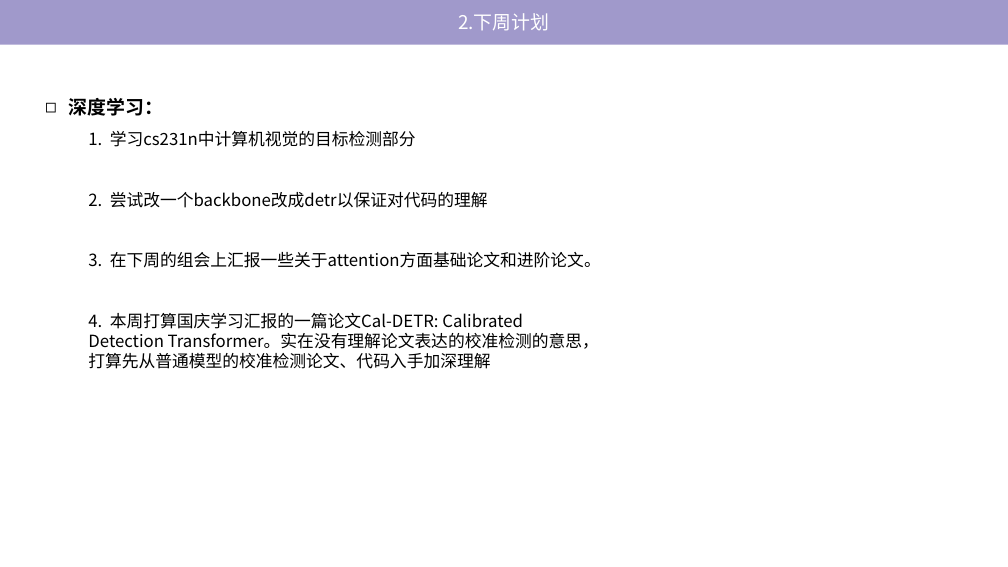
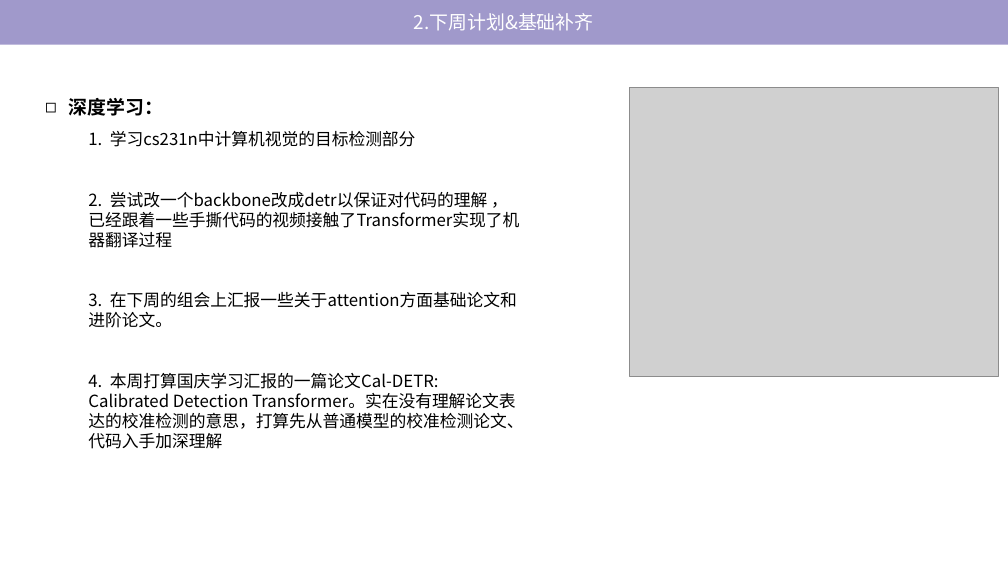
Before and after one commit to tj-messi/cv-computer-visual-tj, a slide deck: slide 9 of 0.组会记录/2024-10-9/report-2024-10-10.pptx. Drawn at 1008x567 pixels with LibreOffice and Linux fonts; fonts in the diff are those of the drawing; grey boxes stand for pictures. Boxes give left, top, right and bottom in pixels: in the first picture for what was removed or moved away, otherwise in the second. Text is boxed around its words. In the diff, an @@ line names an element or a change of style, - is before the commit and + after.

```diff
--- a/0.组会记录/2024-10-9/report-2024-10-10.pptx
+++ b/0.组会记录/2024-10-9/report-2024-10-10.pptx
@@ text in rectangle at bbox=[414, 13, 594, 31]: text changed @@
-2.下周计划
+2.下周计划&基础补齐
@@ picture added at bbox=[630, 87, 998, 376] @@
@@ text at bbox=[88, 192, 519, 228]: text changed @@
-2. 尝试改一个backbone改成detr以保证对代码的理解
+2. 尝试改一个backbone改成detr以保证对代码的理解 ，已经跟着一些手撕代码的视频接触了Transformer实现了机器翻译过程
```
Also in this commit, not shown: 1 other slide changed, 1 other file.
